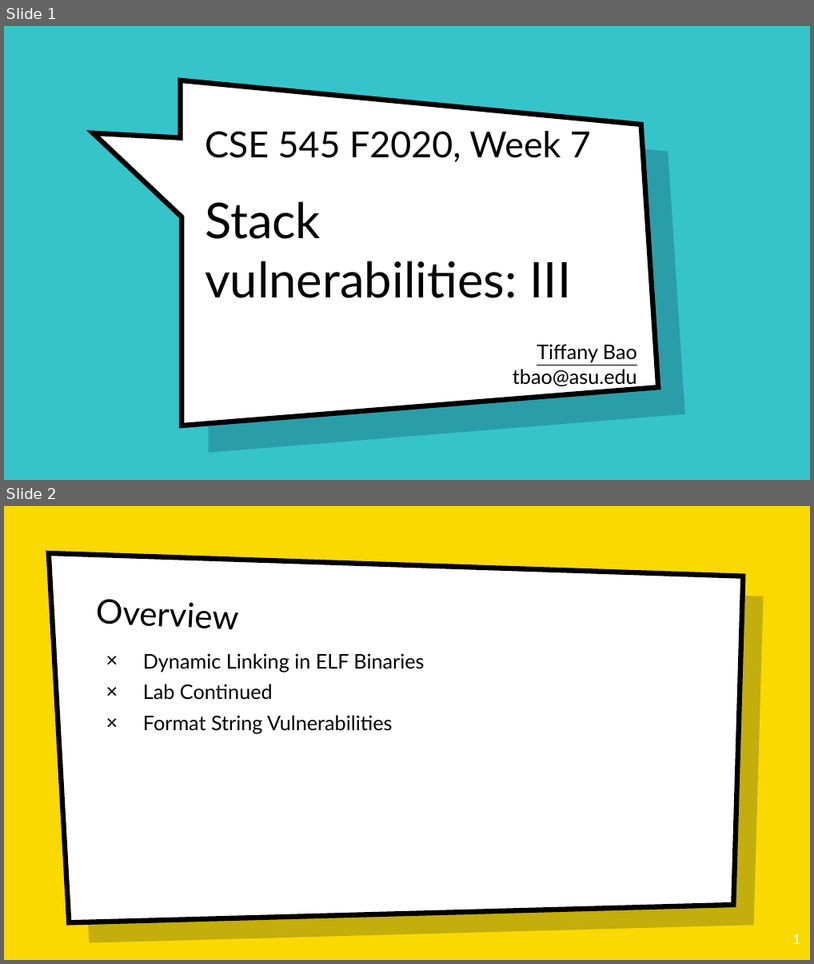
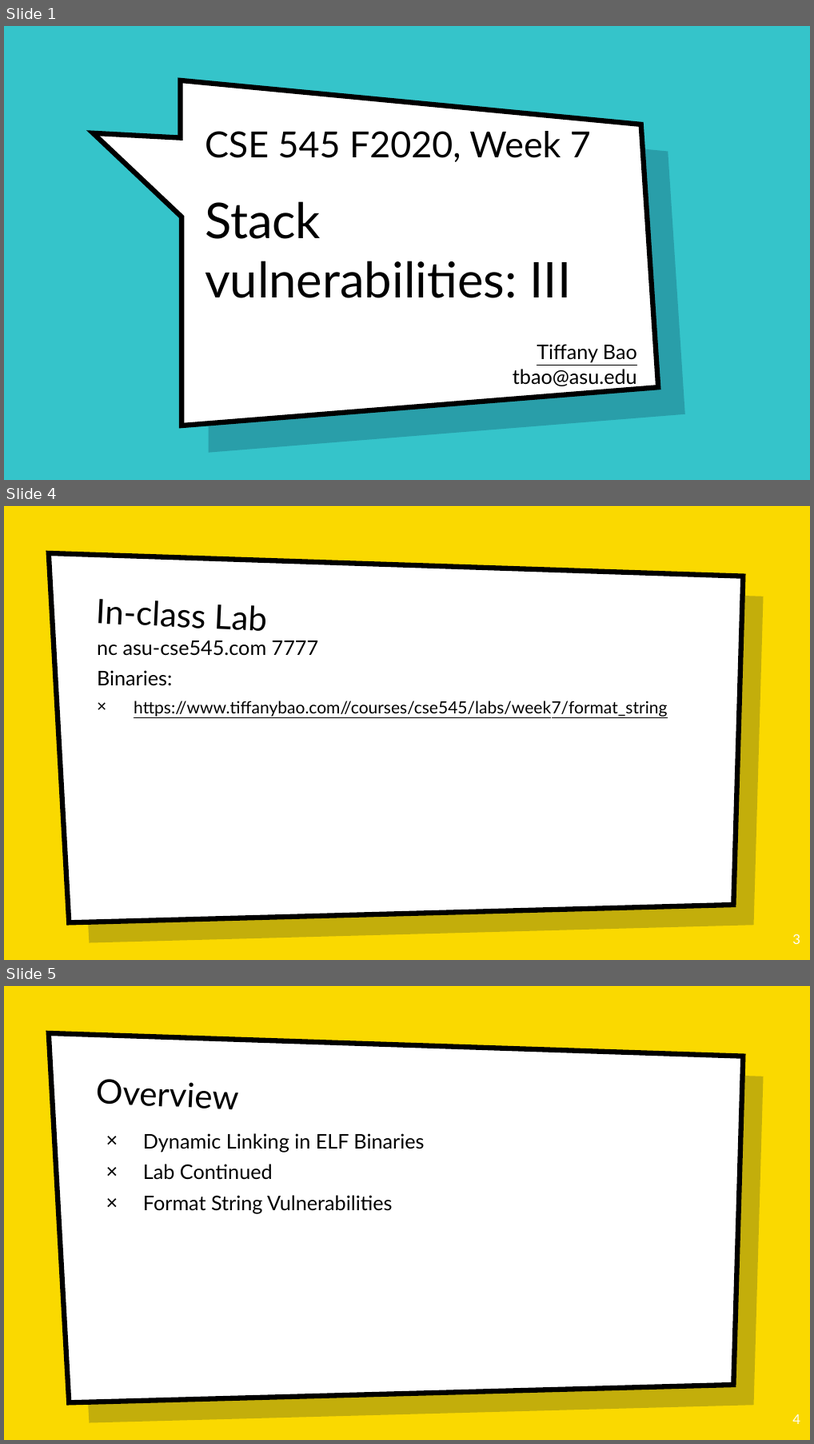
Before and after one commit to tiffanyb/tiffanyb.github.io, a slide deck: courses/cse545/slides/07-vulns-3.pptx. Shown one above the other, each under a label of ours: slides 1 and 2 before the commit, slides 1, 4 and 5 after it; the slides between them are not shown. The pictures are 814x964 and 814x1444 pixels, drawn with LibreOffice and Linux fonts; fonts in the diff are those of the drawing; background and template pictures are left out. Boxes give left, top, right and bottom in pixels: in the first picture for what was removed or moved away, otherwise in the second. Text is boxed around its words. In the diff, an @@ line names an element or a change of style, - is before the commit and + after.

Commit message:
update week 8

```diff
--- a/courses/cse545/slides/07-vulns-3.pptx
+++ b/courses/cse545/slides/07-vulns-3.pptx
@@ slide 4 added at (4,506,810,960), background picture (left out); not listed: 2 template elements that a slide beside it also shows @@
@@ title added at (95,599,266,631), 40 pt, text #000000 @@
+In-class Lab
@@ text added at (97,640,667,716), 20 pt, text #000000, underline @@
+nc asu-cse545.com 7777
+Binaries:
+× https://www.tiffanybao.com//courses/cse545/labs/week7/format_string
@@ page number added at (793,934,801,944), 16 pt, text #FFFFFF @@
+3
@@ what was slide 2 is now slide 5 @@
@@ page number at (793,1414,801,1424): text changed @@
-1
+4
```
Also in this commit, not shown: 2 other slides added, 5 other files.
